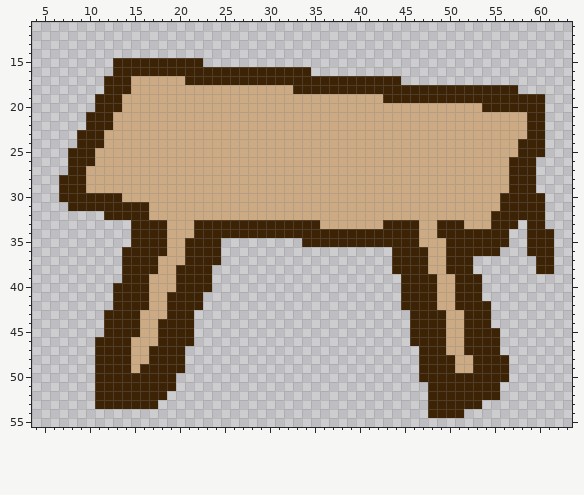
Two states of a pixel-art sprite, images/furniture/furniture_icon_table1.png. This is how it looked before the edit.
The file is 64x64 pixels. Shown: x 4..63, y 11..55.
Now the later version:
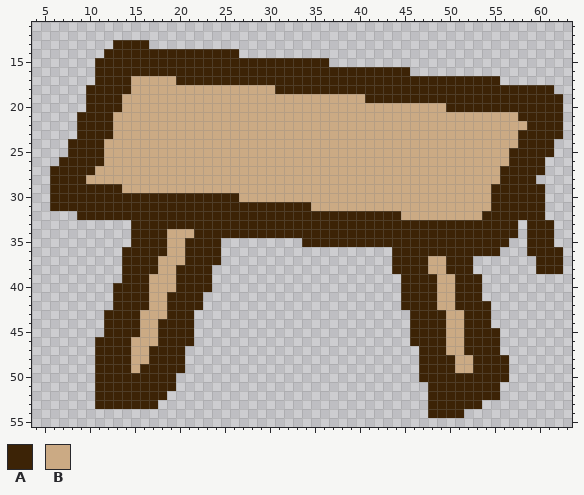
Palette (. is transparent): A #3c2306  B #cbaa84
Edits made:
@@ x 4..63 @@
 12 ............................................................
-13 ............................................................
-14 ............................................................
-15 .........AAAAAAAAAA.........................................
-16 .........AAAAAAAAAAAAAAAAAAAAAA.............................
-17 ........AAABBBBBBAAAAAAAAAAAAAAAAAAAAAAAA...................
-18 ........AAABBBBBBBBBBBBBBBBBBAAAAAAAAAAAAAAAAAAAAAAAAA......
-19 .......AAABBBBBBBBBBBBBBBBBBBBBBBBBBBBBAAAAAAAAAAAAAAAAAA...
-20 .......AAABBBBBBBBBBBBBBBBBBBBBBBBBBBBBBBBBBBBBBBBAAAAAAA...
-21 ......AAABBBBBBBBBBBBBBBBBBBBBBBBBBBBBBBBBBBBBBBBBBBBBBAA...
-22 ......AAABBBBBBBBBBBBBBBBBBBBBBBBBBBBBBBBBBBBBBBBBBBBBBAA...
-23 .....AAABBBBBBBBBBBBBBBBBBBBBBBBBBBBBBBBBBBBBBBBBBBBBBBAA...
-24 .....AAABBBBBBBBBBBBBBBBBBBBBBBBBBBBBBBBBBBBBBBBBBBBBBAAA...
-25 ....AAABBBBBBBBBBBBBBBBBBBBBBBBBBBBBBBBBBBBBBBBBBBBBBBAAA...
-26 ....AAABBBBBBBBBBBBBBBBBBBBBBBBBBBBBBBBBBBBBBBBBBBBBBAAA....
-27 ....AABBBBBBBBBBBBBBBBBBBBBBBBBBBBBBBBBBBBBBBBBBBBBBBAAA....
-28 ...AAABBBBBBBBBBBBBBBBBBBBBBBBBBBBBBBBBBBBBBBBBBBBBBBAAA....
-29 ...AAABBBBBBBBBBBBBBBBBBBBBBBBBBBBBBBBBBBBBBBBBBBBBBBAAA....
-30 ...AAAAAAABBBBBBBBBBBBBBBBBBBBBBBBBBBBBBBBBBBBBBBBBBAAAAA...
-31 ....AAAAAAAAABBBBBBBBBBBBBBBBBBBBBBBBBBBBBBBBBBBBBBBAAAAA...
-32 ........AAAAABBBBBBBBBBBBBBBBBBBBBBBBBBBBBBBBBBBBBBAAAAAA...
-33 ...........AAAABBBAAAAAAAAAAAAAABBBBBBBAAAABBAAABBBAAA.AA...
-34 ...........AAAABBBAAAAAAAAAAAAAAAAAAAAAAAAABBAAAAAAAA..AAA..
-35 ...........AAAABBAAAA.........AAAAAAAAAAAAABBBAAAAAAA..AAA..
-36 ..........AAAAABBAAAA...................AAAABBAAAAAA...AAA..
-37 ..........AAAABBBAAAA...................AAAABBAAA.......AA..
-38 ..........AAAABBAAAA....................AAAABBAAA.......AA..
+13 .........AAAA...............................................
+14 ........AAAAAAAAAAAAAAA.....................................
+15 .......AAAAAAAAAAAAAAAAAAAAAAAAAA...........................
+16 .......AAAAAAAAAAAAAAAAAAAAAAAAAAAAAAAAAAA..................
+17 .......AAAABBBBBAAAAAAAAAAAAAAAAAAAAAAAAAAAAAAAAAAAA........
+18 ......AAAAABBBBBBBBBBBBBBBBAAAAAAAAAAAAAAAAAAAAAAAAAAAAAAA..
+19 ......AAAABBBBBBBBBBBBBBBBBBBBBBBBBBBAAAAAAAAAAAAAAAAAAAAAA.
+20 ......AAAABBBBBBBBBBBBBBBBBBBBBBBBBBBBBBBBBBBBAAAAAAAAAAAAA.
+21 .....AAAABBBBBBBBBBBBBBBBBBBBBBBBBBBBBBBBBBBBBBBBBBBBBAAAAA.
+22 .....AAAABBBBBBBBBBBBBBBBBBBBBBBBBBBBBBBBBBBBBBBBBBBBBBAAAA.
+23 .....AAAABBBBBBBBBBBBBBBBBBBBBBBBBBBBBBBBBBBBBBBBBBBBBAAAAA.
+24 ....AAAABBBBBBBBBBBBBBBBBBBBBBBBBBBBBBBBBBBBBBBBBBBBBBAAAA..
+25 ....AAAABBBBBBBBBBBBBBBBBBBBBBBBBBBBBBBBBBBBBBBBBBBBBAAAAA..
+26 ...AAAAABBBBBBBBBBBBBBBBBBBBBBBBBBBBBBBBBBBBBBBBBBBBBAAAA...
+27 ..AAAAABBBBBBBBBBBBBBBBBBBBBBBBBBBBBBBBBBBBBBBBBBBBBAAAAA...
+28 ..AAAABBBBBBBBBBBBBBBBBBBBBBBBBBBBBBBBBBBBBBBBBBBBBBAAAA....
+29 ..AAAAAAAABBBBBBBBBBBBBBBBBBBBBBBBBBBBBBBBBBBBBBBBBAAAAAA...
+30 ..AAAAAAAAAAAAAAAAAAAAABBBBBBBBBBBBBBBBBBBBBBBBBBBBAAAAAA...
+31 ..AAAAAAAAAAAAAAAAAAAAAAAAAAAAABBBBBBBBBBBBBBBBBBBBAAAAAA...
+32 .....AAAAAAAAAAAAAAAAAAAAAAAAAAAAAAAAAAAABBBBBBBBBAAAAAAA...
+33 ...........AAAAAAAAAAAAAAAAAAAAAAAAAAAAAAAAAAAAAAAAAAA.AAA..
+34 ...........AAAABBBAAAAAAAAAAAAAAAAAAAAAAAAAAAAAAAAAAAA.AAA..
+35 ...........AAAABBAAAA.........AAAAAAAAAAAAAAAAAAAAAAA..AAA..
+36 ..........AAAAABBAAAA...................AAAAAAAAAAAA...AAAA.
+37 ..........AAAABBBAAAA...................AAAABBAAA.......AAA.
+38 ..........AAAABBAAAA....................AAAABBAAA.......AAA.
 39 ..........AAABBBAAAA.....................AAAABBAAA..........
